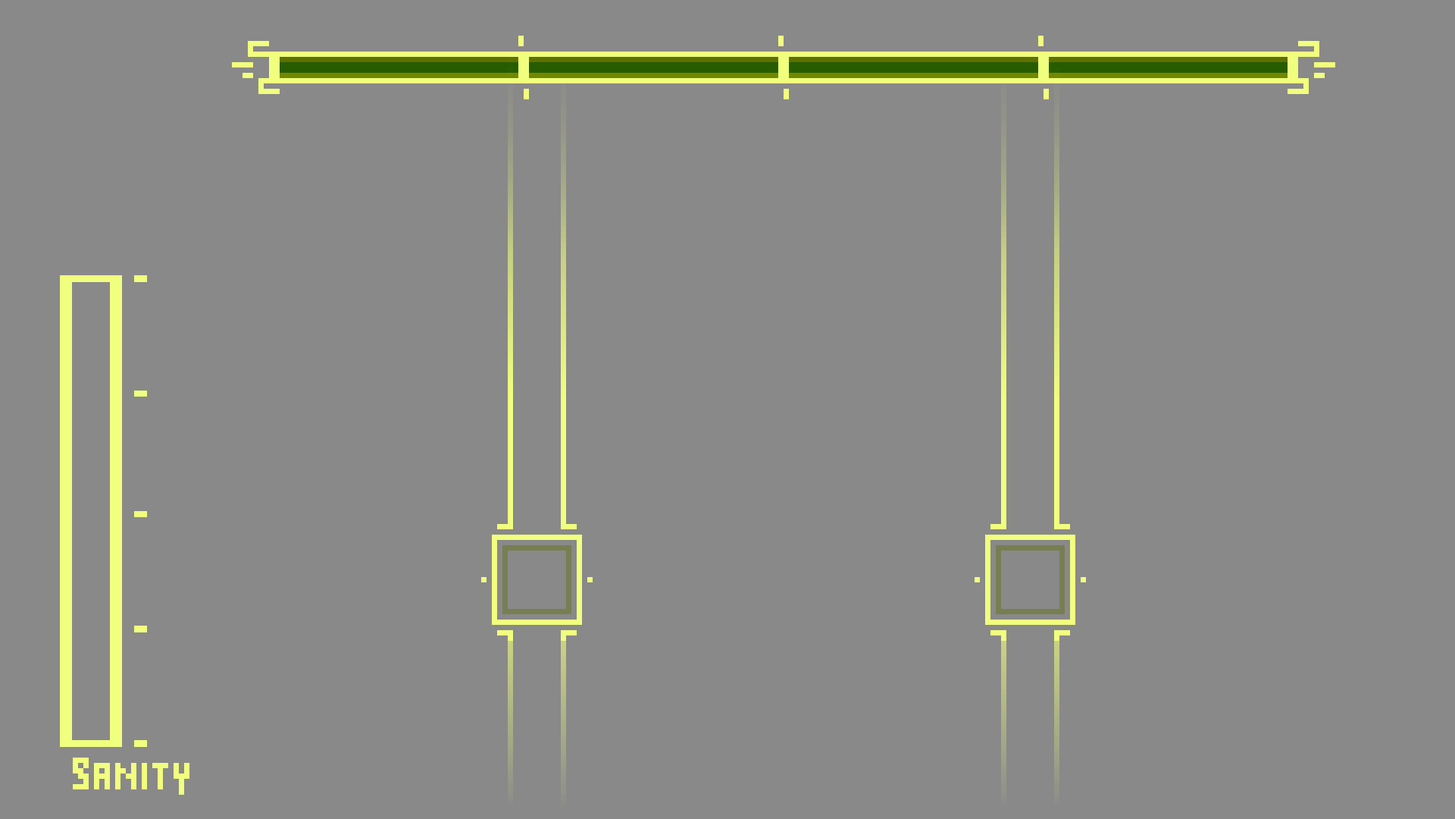
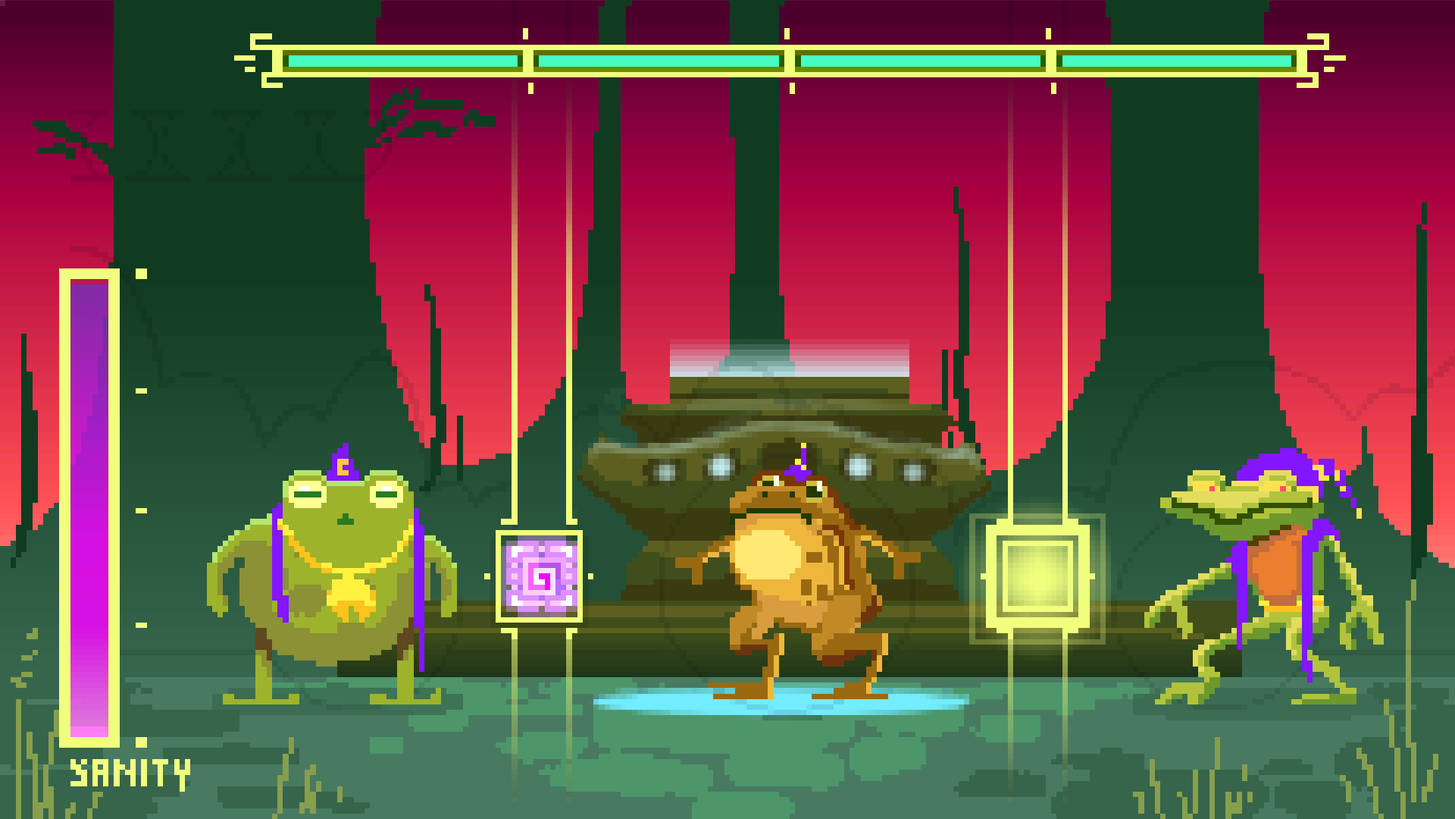
Layer changes from the first 1455×819 image to the second:
added group "Group 10" with 26 layers over left=0, top=0, right=1455, bottom=819
showed "note", moved it into group "Group 10", painted on it over left=478, top=496, right=624, bottom=643
showed group "Copy of flashleft" (2 layers), moved it into group "Group 10" over left=914, top=496, right=1158, bottom=691
painted on "Paint Layer 5" (1st of 2, in "Group 10" › "Copy of flashleft") over left=914, top=496, right=1158, bottom=691
showed "Paint Layer 4" (1st of 2, in "Group 10" › "Copy of flashleft"), painted on it over left=914, top=496, right=1158, bottom=691
showed group "flashleft" (2 layers), moved it into group "Group 10" over left=381, top=447, right=673, bottom=740
added group "Group 8" with 4 layers in group "Group 10" over left=242, top=48, right=1310, bottom=98
added layer "progress4" in group "Group 8" over left=242, top=48, right=1310, bottom=98
renamed "Paint Layer 8" to "progress1", hid it, moved it into group "Group 8", painted on it over left=242, top=48, right=534, bottom=98
moved "UI" into group "Group 10", painted on it over left=41, top=0, right=1352, bottom=819
showed group "Group 7" (5 layers), moved it into group "Group 10" over left=0, top=253, right=139, bottom=788
showed "sanity1", painted on it over left=0, top=253, right=139, bottom=788
showed "Background Merged", moved it into group "Group 10", painted on it over left=187, top=399, right=1400, bottom=740
showed "Background", moved it into group "Group 10", painted on it over left=48, top=0, right=1455, bottom=819
added group "Group 11" with 4 layers in group "Group 10" over left=0, top=0, right=1455, bottom=819
renamed "Paint Layer 2" to "backgroundoverlay", moved it into group "Group 11", painted on it over left=0, top=0, right=1455, bottom=819
added layer "farbackphase3" in group "Group 11" over left=0, top=0, right=1455, bottom=819
